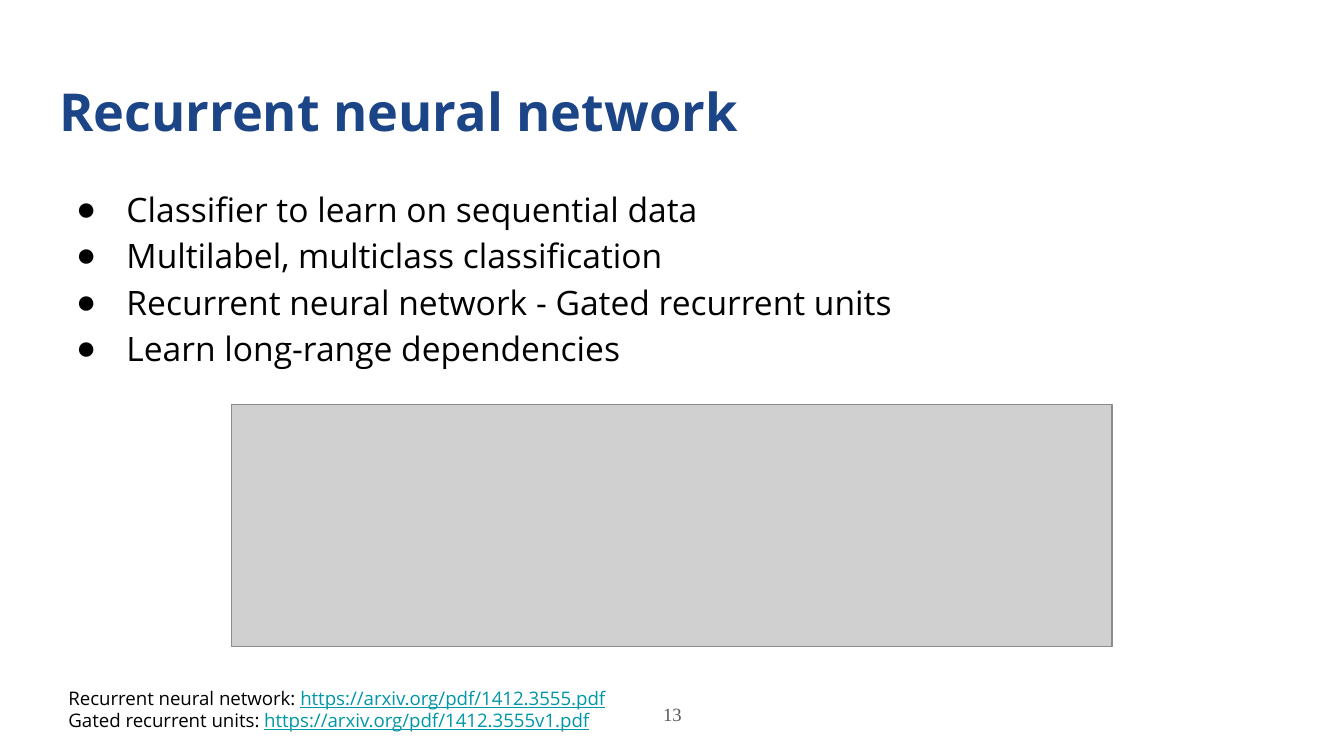
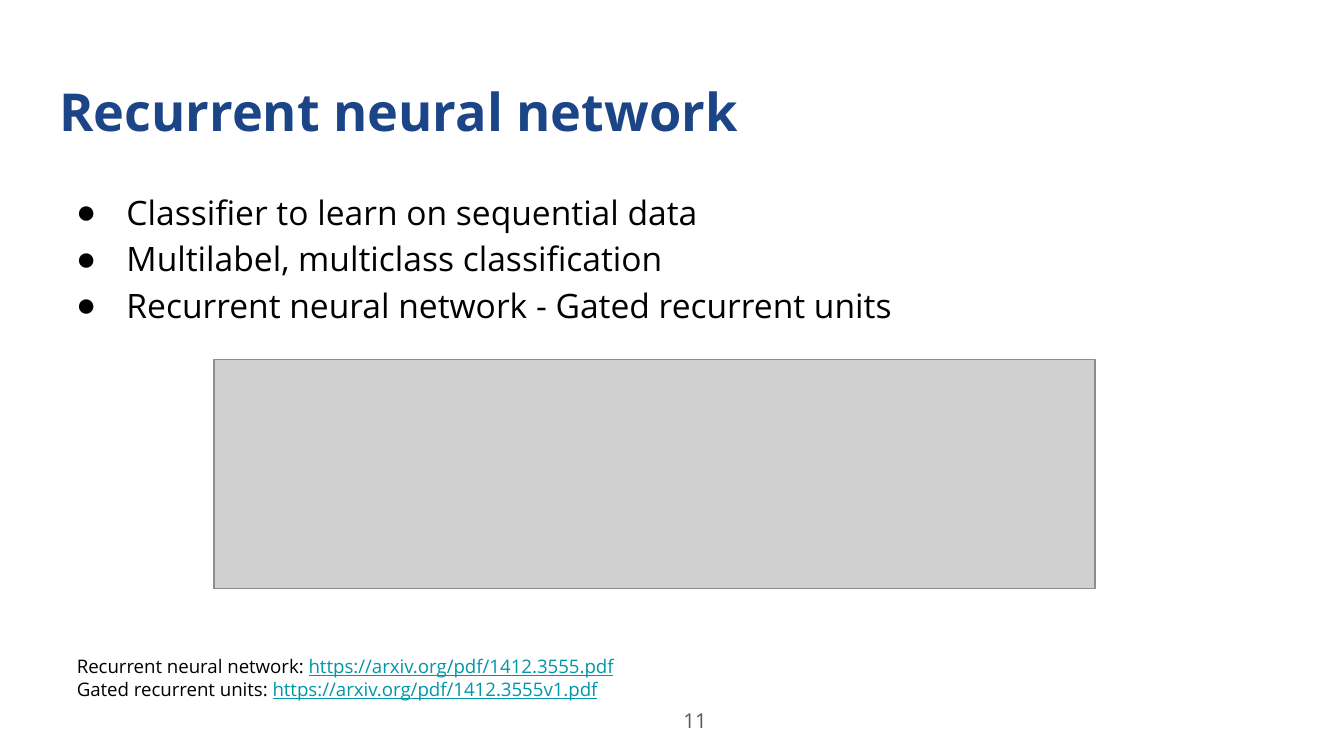
Before and after one commit to anuprulez/latex_master_thesis, a slide deck: slide 11 of Presentation_figures/Final_MasterThesisPresentation.pptx (slide 13 before the commit). Drawn at 1344x756 pixels with LibreOffice and Linux fonts; fonts in the diff are those of the drawing; grey boxes stand for pictures. Boxes give left, top, right and bottom in pixels: in the first picture for what was removed or moved away, otherwise in the second. Text is boxed around its words. In the diff, an @@ line names an element or a change of style, - is before the commit and + after.

Commit message:
Update ppt and images

```diff
--- a/Presentation_figures/Final_MasterThesisPresentation.pptx
+++ b/Presentation_figures/Final_MasterThesisPresentation.pptx
@@ text at <box>126,335,620,369</box>: paragraph removed @@
-● Learn long-range dependencies
@@ picture: place and size @@
-picture at <box>231,405,1111,646</box>
+picture at <box>214,360,1095,589</box>
@@ text "Recurrent neural network: https://arxiv.org/pdf/1412.3555.pd ...": place and size @@
-text "Recurrent neural network: https://arxiv.org/pdf/1412.3555.pd ..." at <box>68,690,605,732</box>
+text "Recurrent neural network: https://arxiv.org/pdf/1412.3555.pd ..." at <box>77,658,614,701</box>
@@ page number removed at <box>663,708,682,721</box> @@
-13
@@ page number added at <box>683,713,706,728</box>, 11 pt, text #595959 @@
+11
```
Also in this commit, not shown: 36 other slides changed, 22 slides added, 21 slides removed, 10 other files.
